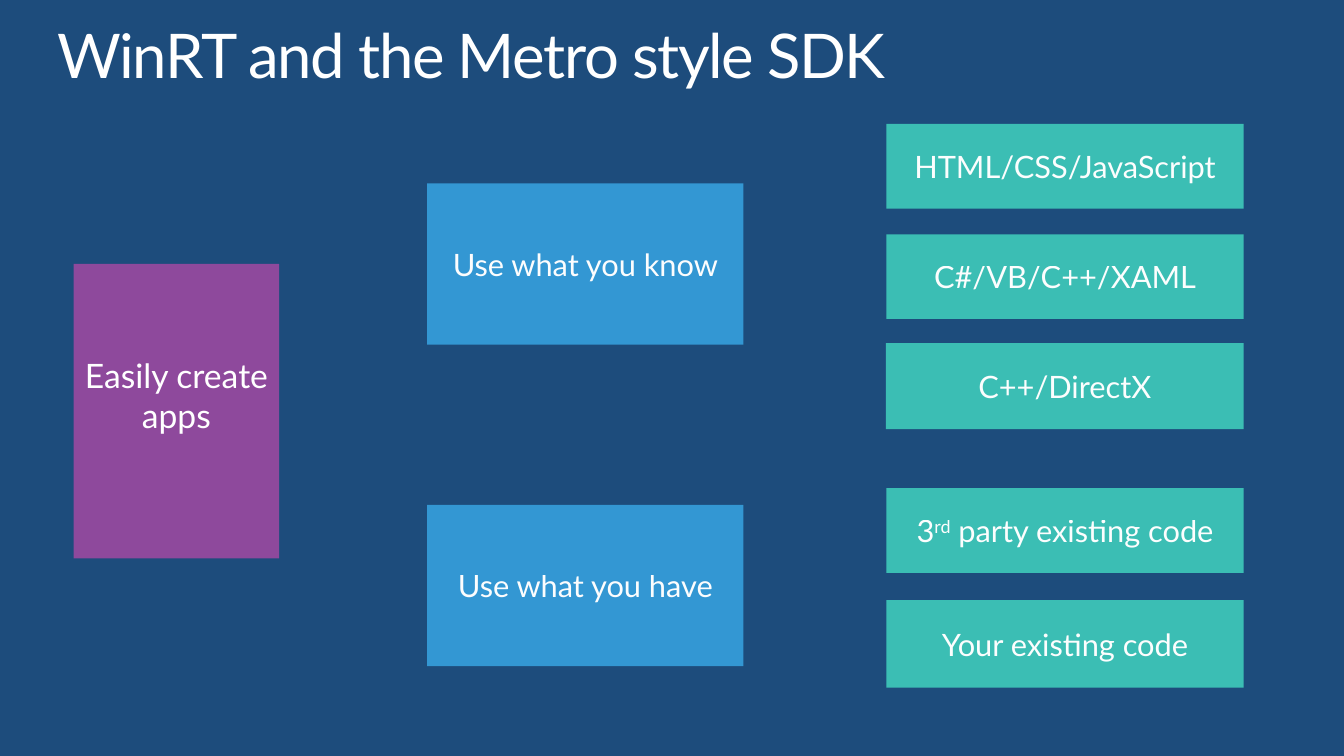
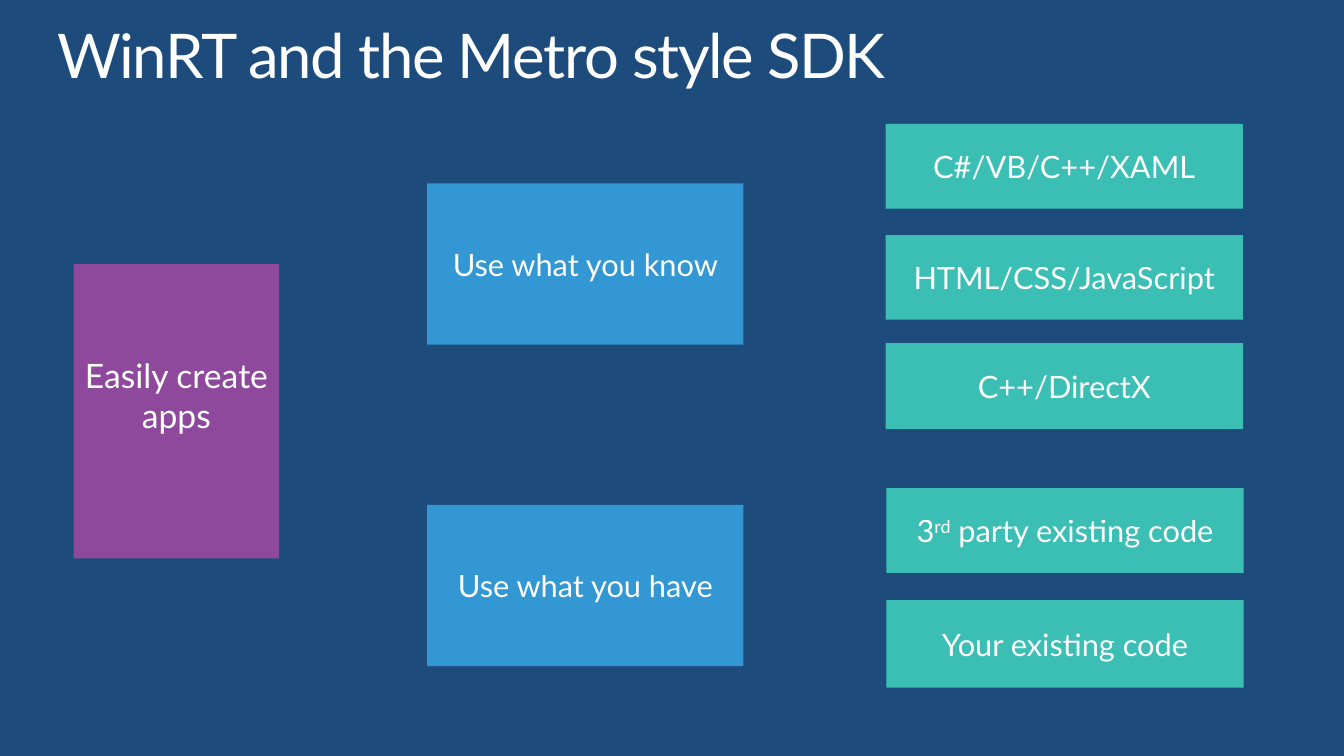
Before and after one commit to jflam/talk, a slide deck: slide 13 of slides/DEV350 Using Windows Runtime and SDK to build Metro style Apps.pptx. Drawn at 1344x756 pixels with LibreOffice and Linux fonts; fonts in the diff are those of the drawing. Boxes give left, top, right and bottom in pixels: in the first picture for what was removed or moved away, otherwise in the second. Text is boxed around its words. In the diff, an @@ line names an element or a change of style, - is before the commit and + after.

```diff
--- a/slides/DEV350 Using Windows Runtime and SDK to build Metro style Apps.pptx
+++ b/slides/DEV350 Using Windows Runtime and SDK to build Metro style Apps.pptx
@@ rectangle "C#/VB/C++/XAML" moved from (x1=886, y1=234, x2=1243, y2=319) to (x1=885, y1=124, x2=1242, y2=209) @@
@@ rectangle "HTML/CSS/JavaScript" moved from (x1=886, y1=124, x2=1243, y2=209) to (x1=885, y1=235, x2=1242, y2=320) @@
```
Also in this commit, not shown: 4 other slides changed.
